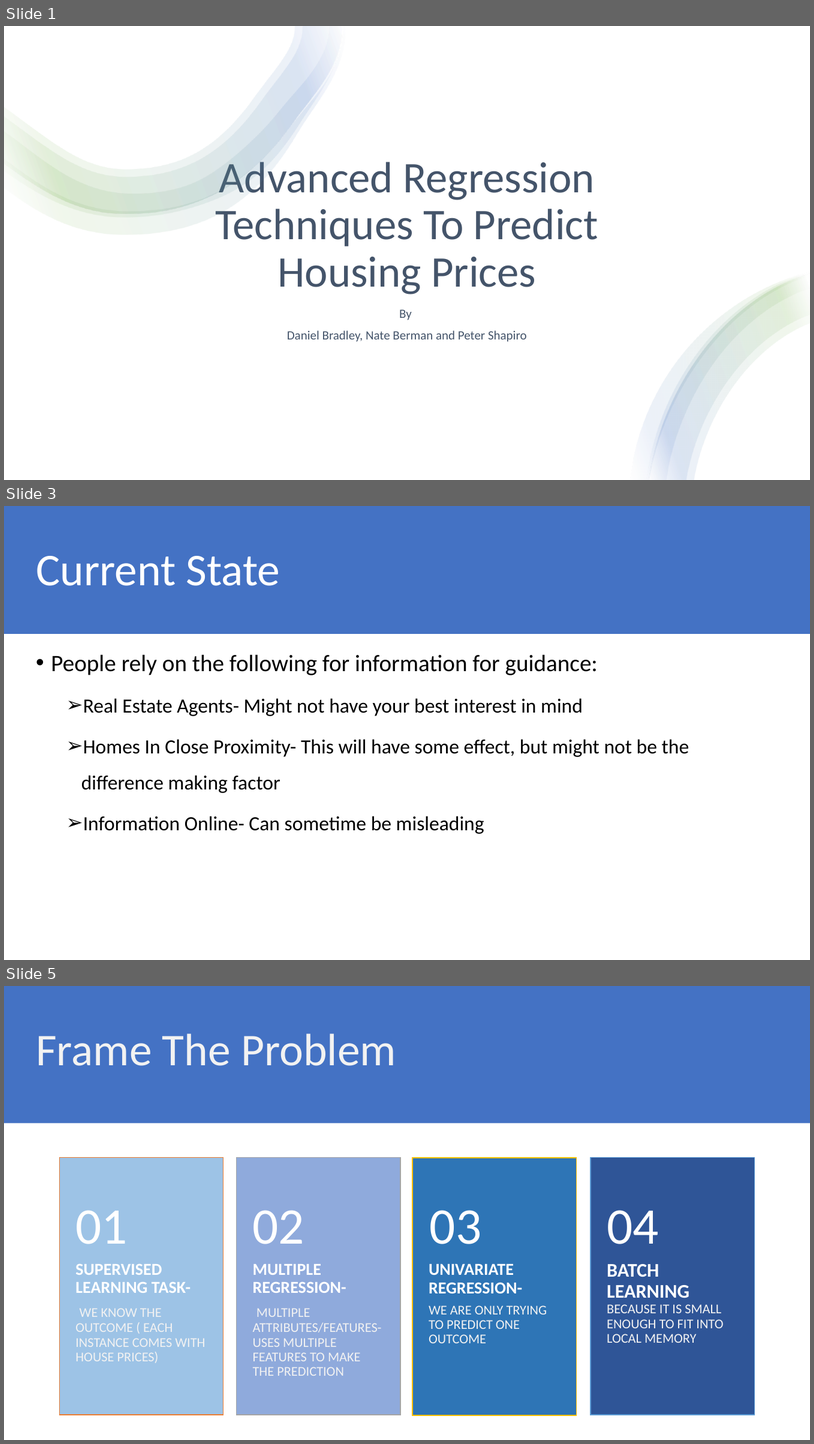
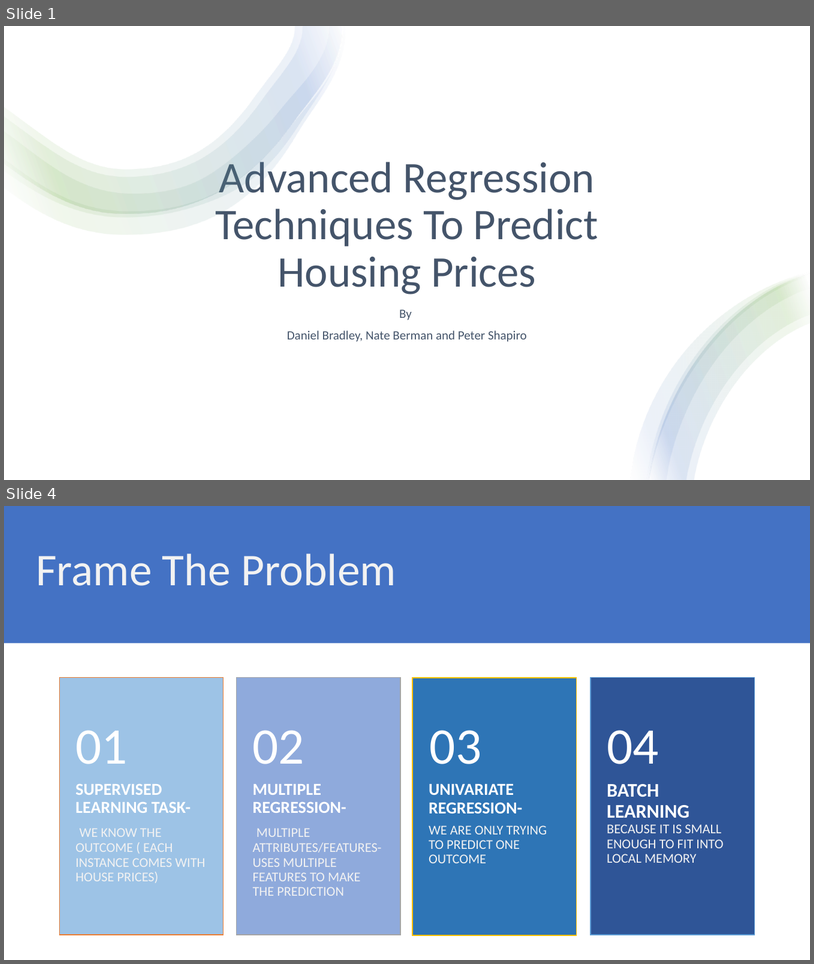
Before and after one commit to pshappycle/Home_Value_Predictor, a slide deck: Presentation/Advanced Regression Techniques To Predict Housing Prices.pptx. Shown one above the other, each under a label of ours: slides 1, 3 and 5 before the commit, slides 1 and 4 after it; the slides between them are not shown. The pictures are 814x1444 and 814x964 pixels, drawn with LibreOffice and Linux fonts; fonts in the diff are those of the drawing. Boxes give left, top, right and bottom in pixels: in the first picture for what was removed or moved away, otherwise in the second. Text is boxed around its words. In the diff, an @@ line names an element or a change of style, - is before the commit and + after.

```diff
--- a/Presentation/Advanced Regression Techniques To Predict Housing Prices.pptx
+++ b/Presentation/Advanced Regression Techniques To Predict Housing Prices.pptx
@@ slide 3 removed at bbox=[4, 506, 810, 960], background #FFFFFF @@
@@ rectangle removed at bbox=[4, 506, 810, 634] @@
@@ title removed at bbox=[36, 556, 281, 586] @@
-Current State
@@ text removed at bbox=[51, 654, 690, 834] @@
-• People rely on the following for information for guidance:
-  ➢ Real Estate Agents- Might not have your best interest in mind
-  ➢ Homes In Close Proximity- This will have some effect, but might not be the difference making factor
-  ➢ Information Online- Can sometime be misleading
@@ what was slide 5 is now slide 4 @@
```
Also in this commit, not shown: 5 slides changed, 4 slides added, 3 other slides removed, 6 other files.
